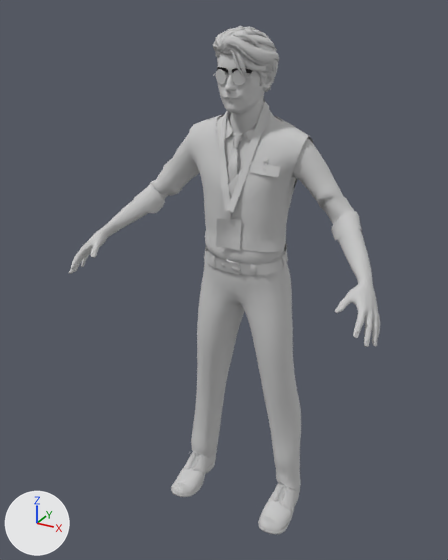
The FBX model Assets/_Project/Models/Laborant/Laborant.fbx: old version first, new version second.
Both versions are drawn from a 50 mm camera at (0.918, -1.864, 1.834) aimed at (-0.041, -0.12, 0.961). Every picture has the same lights, and +X, +Y and +Z are marked at lower left.

The first picture shows 'Body', 'Hair', 'Skin'.
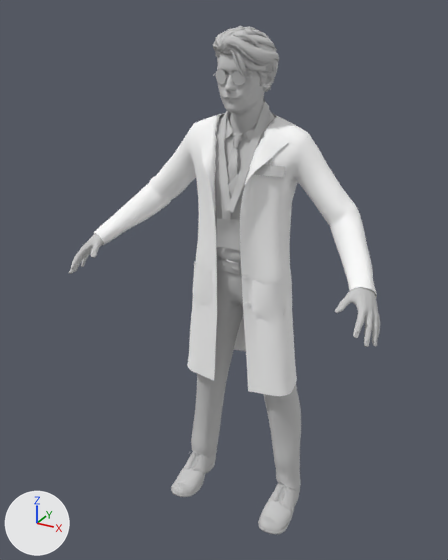
Scene script edits in JSON lines:
```json
{"op": "add", "block": "mat_coat_mat", "code": ["mat_coat_mat = principled_material('Coat_mat')", "mat_coat_mat.base_color = (1.0, 1.0, 1.0)  # white #ffffff", "mat_coat_mat.roughness = 0.859"]}
{"op": "add", "block": "me_mesh_008", "code": ["me_mesh_008 = bpy.data.meshes.new('Mesh.008')", "me_mesh_008.from_pydata(...)  # 10133 vertices, 10076 faces; spans x -0.52..0.52, y -0.268..0.103, z 0.551..1.528", "me_mesh_008.materials.append(mat_coat_mat)  # white #ffffff"]}
{"op": "add", "block": "ob_coat", "code": ["ob_coat = bpy.data.objects.new('Coat', me_mesh_008)", "ob_coat.location = (0.0, 0.0, 0.0)"]}
```

Where the change shows, as pixel boxes [x1, y1, x2, y2] in the pictures (448 x 560 px):
```json
{"object": "Coat", "change": "added", "after": [94, 112, 377, 396]}
```
